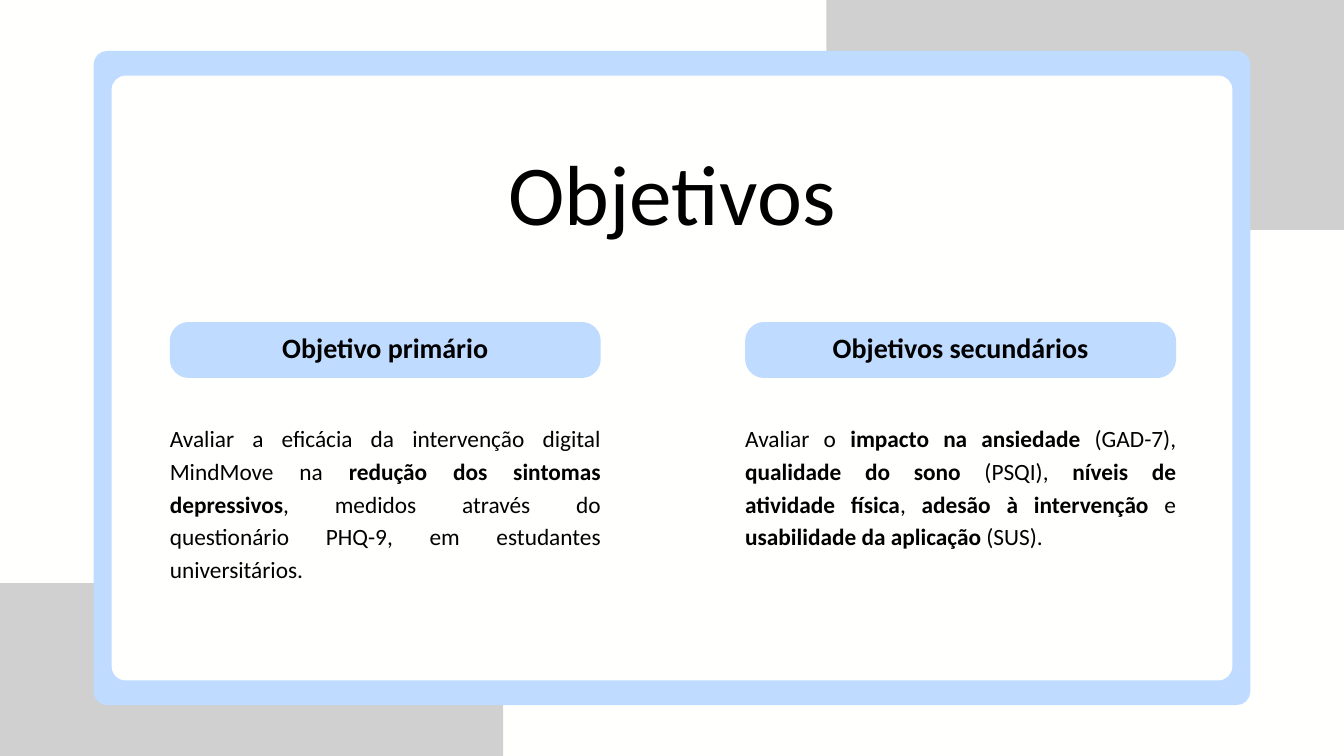
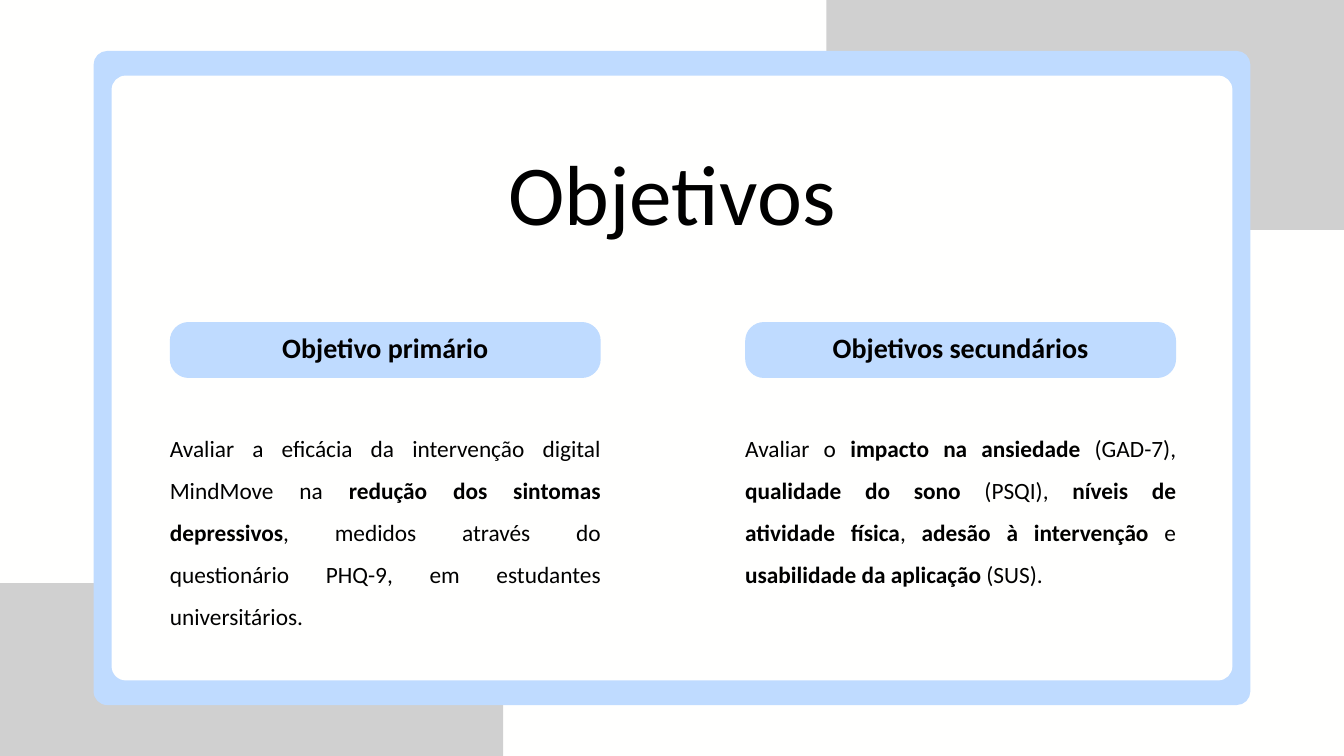
Before and after one commit to sofiawxys/Projeto_FerramentasProdutividade_G_2_E3, a slide deck: slide 3 of MindMove.pptx. Drawn at 1344x756 pixels with LibreOffice and Linux fonts; fonts in the diff are those of the drawing; grey boxes stand for pictures. Boxes give left, top, right and bottom in pixels: in the first picture for what was removed or moved away, otherwise in the second. Text is boxed around its words. In the diff, an @@ line names an element or a change of style, - is before the commit and + after.

```diff
--- a/MindMove.pptx
+++ b/MindMove.pptx
@@ text "Avaliar a eficácia da intervenção ..." at (170, 440, 601, 587): line spacing 35pt to 1.5 @@
@@ text "Avaliar o impacto na ansiedade ..." at (745, 440, 1176, 587): line spacing 35pt to 1.5 @@
```
Also in this commit, not shown: 8 other slides changed.
